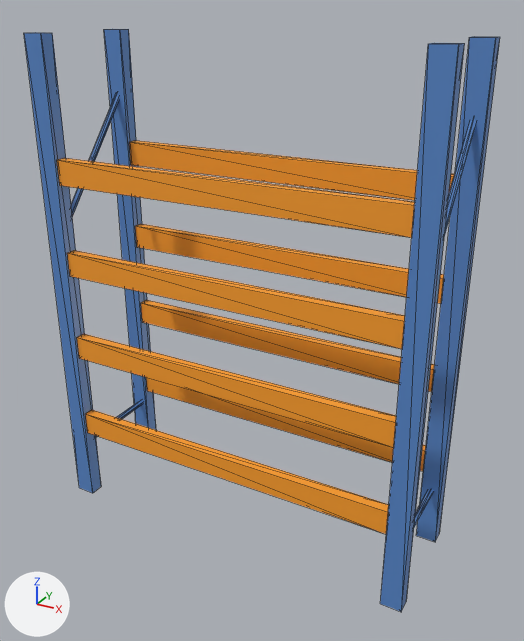
Before and after pictures for a commit that changed the glTF model modules/assets/internal/models/industrial/industrial.racking.shelving.glb.
One viewpoint serves both versions: a 50 mm camera at (1.6, -2.78, 2.53) aimed at (0.07, 0.0, 1.13). The lights are fixed; the arrows at lower left show +X, +Y and +Z. The older version comes first. Mesh edges are drawn as thin lines.

In view in the first picture: 'main__hivis_orange', 'main__plastic_blue'.
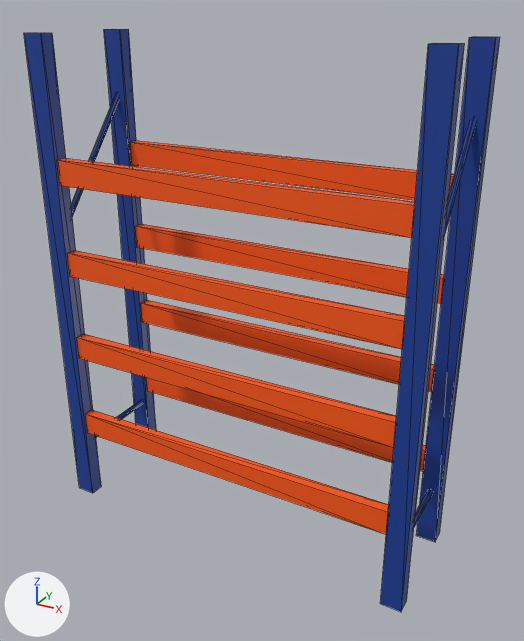
Location of each change, (x1, y1, x2, y2) in pixels of the pictures (524 x 641 px):
'main__hivis_orange', recoloured: (57, 140, 454, 534) in both
'main__plastic_blue', recoloured (darker): (24, 29, 500, 612) in both

The change, as a diff of the scene's bpy script:
```diff
--- a/modules/assets/internal/models/industrial/industrial.racking.shelving.glb.py
+++ b/modules/assets/internal/models/industrial/industrial.racking.shelving.glb.py
@@ mat_hivis_orange @@
 mat_hivis_orange = principled_material('hivis_orange')
-mat_hivis_orange.base_color = (1.0, 0.35, 0.02)  # orange #ffa027
+mat_hivis_orange.base_color = (1.0, 0.101, 0.0015)  # orange #ff5905
 mat_hivis_orange.roughness = 0.6
@@ mat_plastic_blue @@
 mat_plastic_blue = principled_material('plastic_blue')
-mat_plastic_blue.base_color = (0.1, 0.25, 0.6)  # blue #5989cb
+mat_plastic_blue.base_color = (0.01, 0.0509, 0.319)  # blue #194099
 mat_plastic_blue.roughness = 0.4
```
